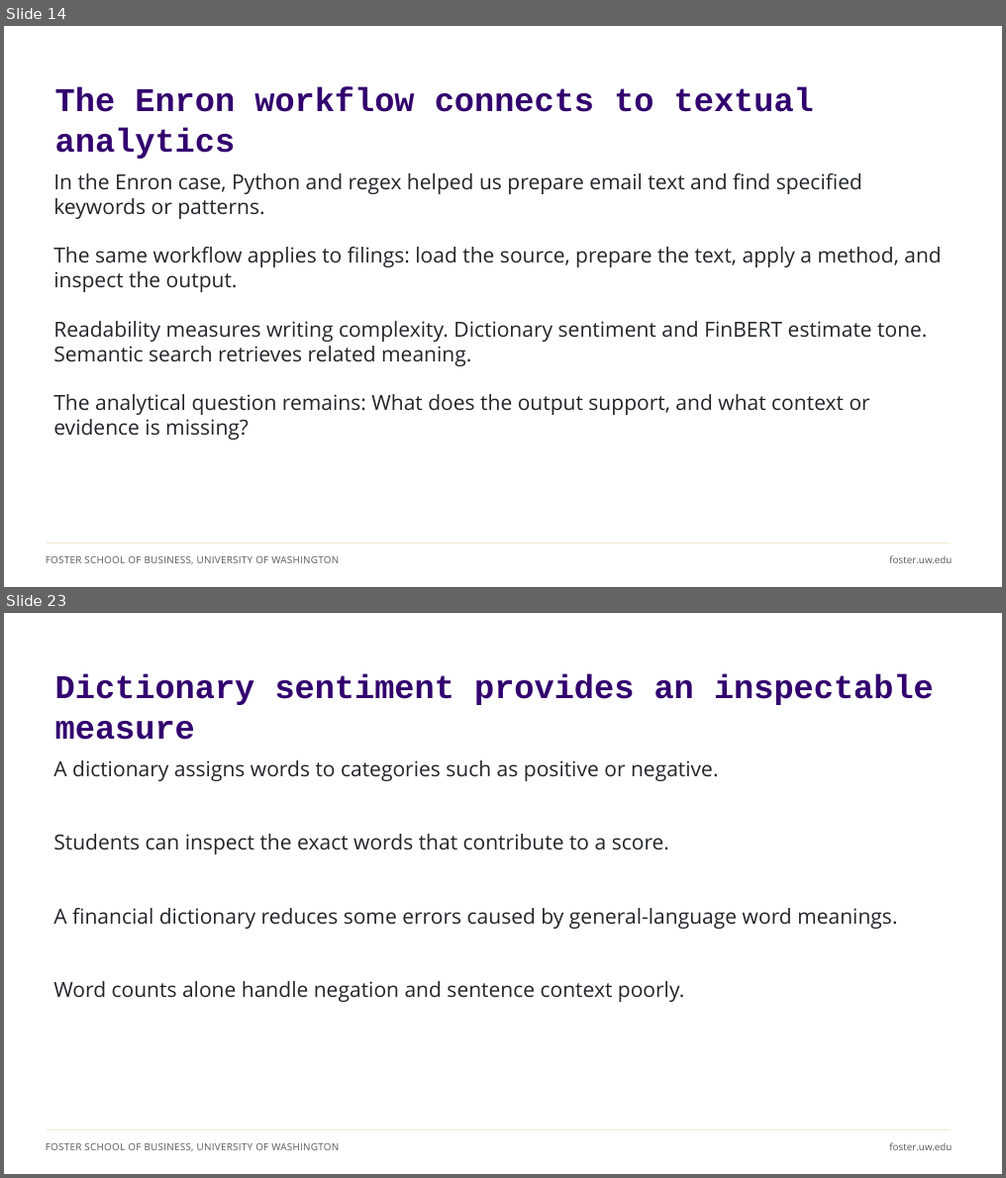
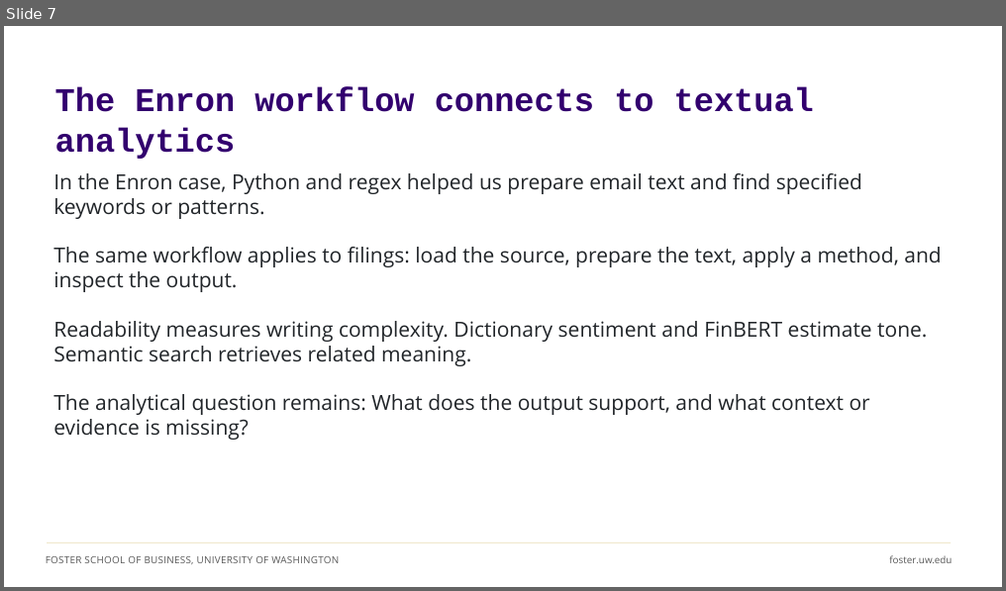
Before and after one commit to ashercurtis/slides.io, a slide deck: ACCTG522/ACCTG522Class08_2026.pptx. Shown one above the other, each under a label of ours: slides 14 and 23 before the commit, slide 7 after it; the slides between them are not shown. The pictures are 1006x1178 and 1006x591 pixels, drawn with LibreOffice and Linux fonts; fonts in the diff are those of the drawing. Boxes give left, top, right and bottom in pixels: in the first picture for what was removed or moved away, otherwise in the second. Text is boxed around its words. In the diff, an @@ line names an element or a change of style, - is before the commit and + after.

```diff
--- a/ACCTG522/ACCTG522Class08_2026.pptx
+++ b/ACCTG522/ACCTG522Class08_2026.pptx
@@ slide 23 removed at box(4, 613, 1002, 1174), background #FFFFFF; not listed: 3 template elements that a slide beside it also shows @@
@@ text removed at box(55, 674, 934, 740) @@
-Dictionary sentiment provides an inspectable measure
@@ text removed at box(54, 761, 719, 781) @@
-A dictionary assigns words to categories such as positive or negative.
@@ text removed at box(54, 834, 669, 855) @@
-Students can inspect the exact words that contribute to a score.
@@ text removed at box(54, 908, 897, 929) @@
-A financial dictionary reduces some errors caused by general-language word meanings.
@@ text removed at box(54, 981, 685, 1002) @@
-Word counts alone handle negation and sentence context poorly.
@@ what was slide 14 is now slide 7 @@
```
Also in this commit, not shown: 5 slides changed, 8 slides added, 26 other slides removed.
